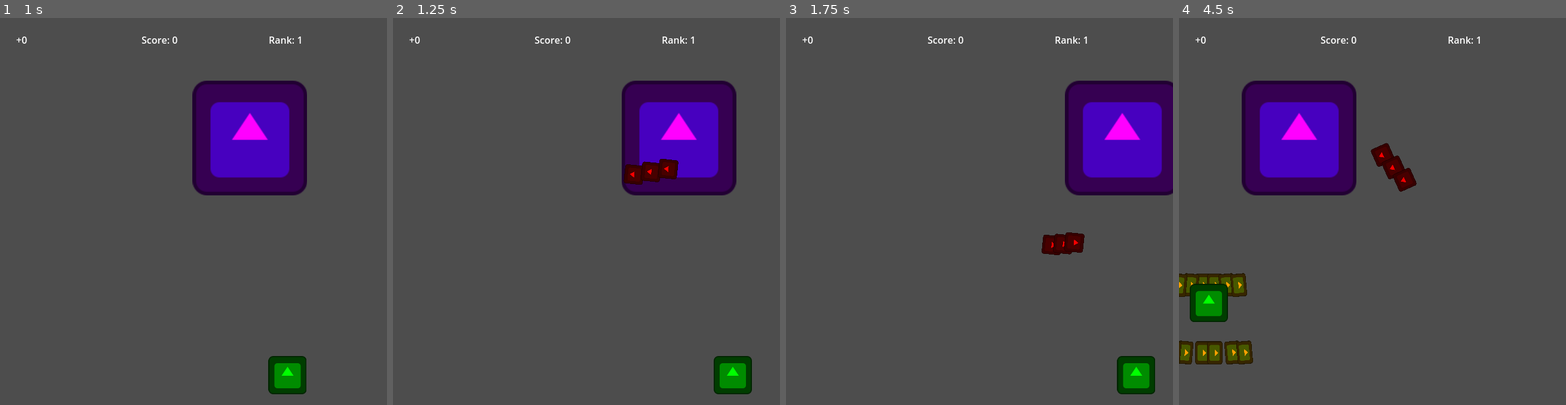
Above: before the commit, frames 1-4 (left to right).
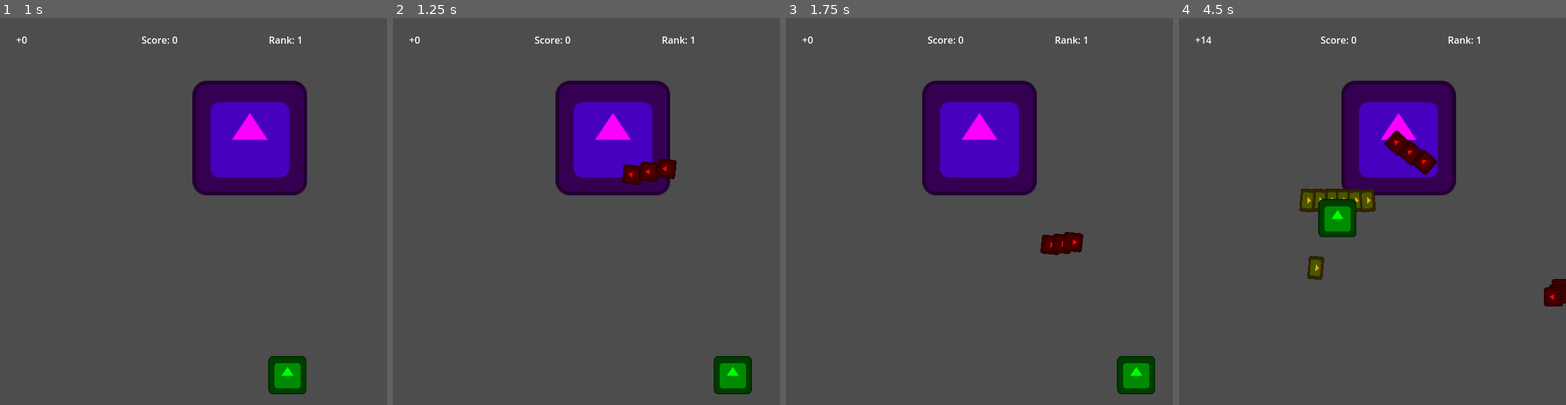
Above: after the commit, the same moments.

Repository: Zeroeth-0/Gatogun
Game: Godot game, scene res://scenes/levels/world.tscn
Same seed, same stepped clock (60 frames per second), same inputs: the game is played once before the commit and once after it. The engine's default icon, where the game draws it, is replaced by a stand-in: a white triangle on a blue panel in a dark square.
Inputs:
- Up to frame 1 (1 s): hold Right (RIGHT) from 0.53 s (still down); tap C (A) at 0.6 s
- Up to frame 2 (1.25 s): keep holding Right (RIGHT)
- Up to frame 3 (1.75 s): release Right (RIGHT) at 1.28 s; hold Down (DOWN) from 1.28 s (still down); tap X (B) at 1.35 s
- Up to frame 4 (4.5 s): release Down (DOWN) at 2.03 s; hold Right (RIGHT) 2.03-2.78 s; tap one key every 0.75 s from 2.1 s: S (X) Z (Y) C (A) X (B); hold Up (UP) 2.78-3.53 s; hold Left (LEFT) from 3.53 s (still down)

Frame 1 is identical in both runs. In frame 2, 12% of the frame differs, in the area x 41-89%, y 16-46%; in frame 3, 17%; in frame 4, 20%, in the area x 0-100%, y 4-90%.

Commit message:
Updated enemy script

Diff:
--- a/scenes/enemies/EA-Dc01.tscn
+++ b/scenes/enemies/EA-Dc01.tscn
@@ -15,7 +15,8 @@
 scale = Vector2(3, 3)
 script = ExtResource("1_ywed8")
 health = 200
-childHood = 5
+childHood = 4
+childDur = 3.0
 adultHood = 4
 adultDur = 5.0
 adultSpeed = 50
